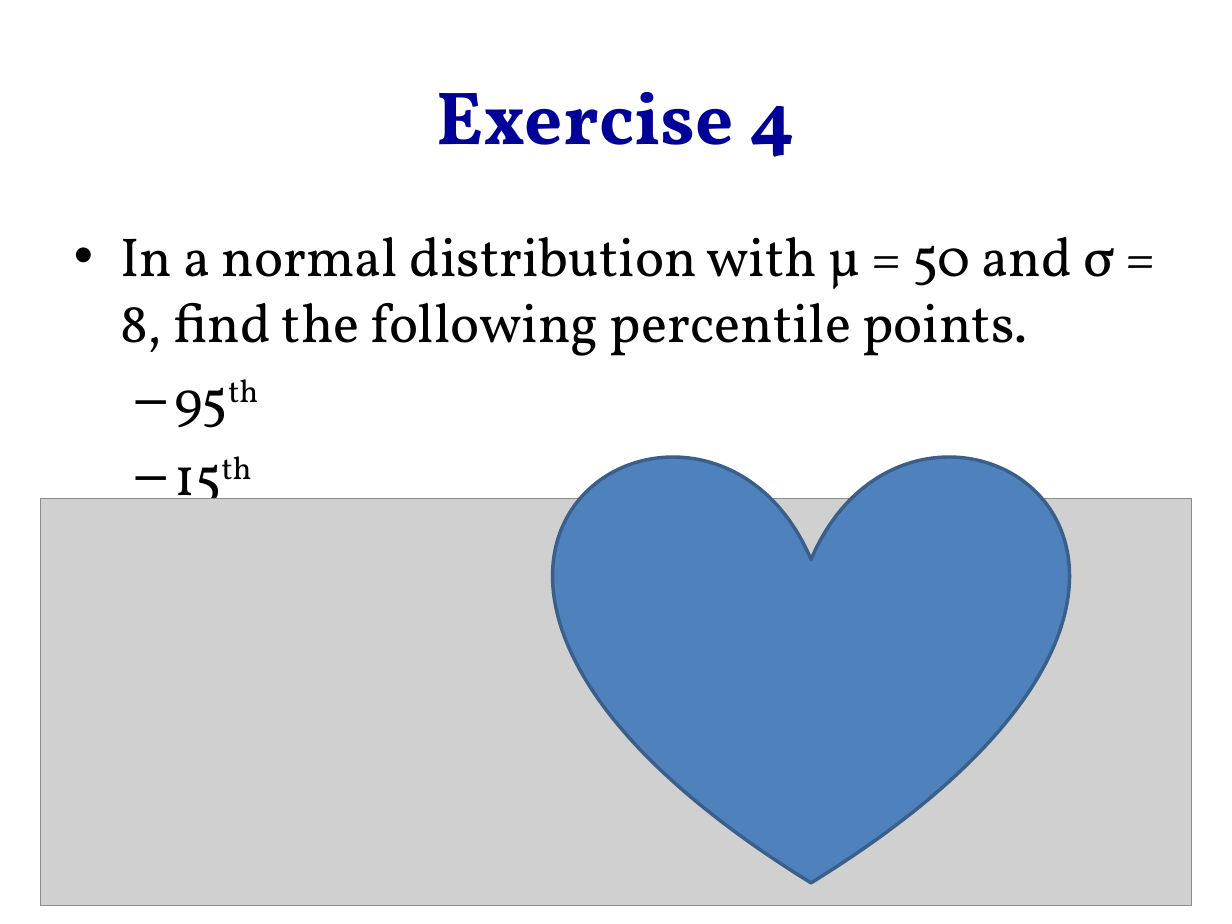
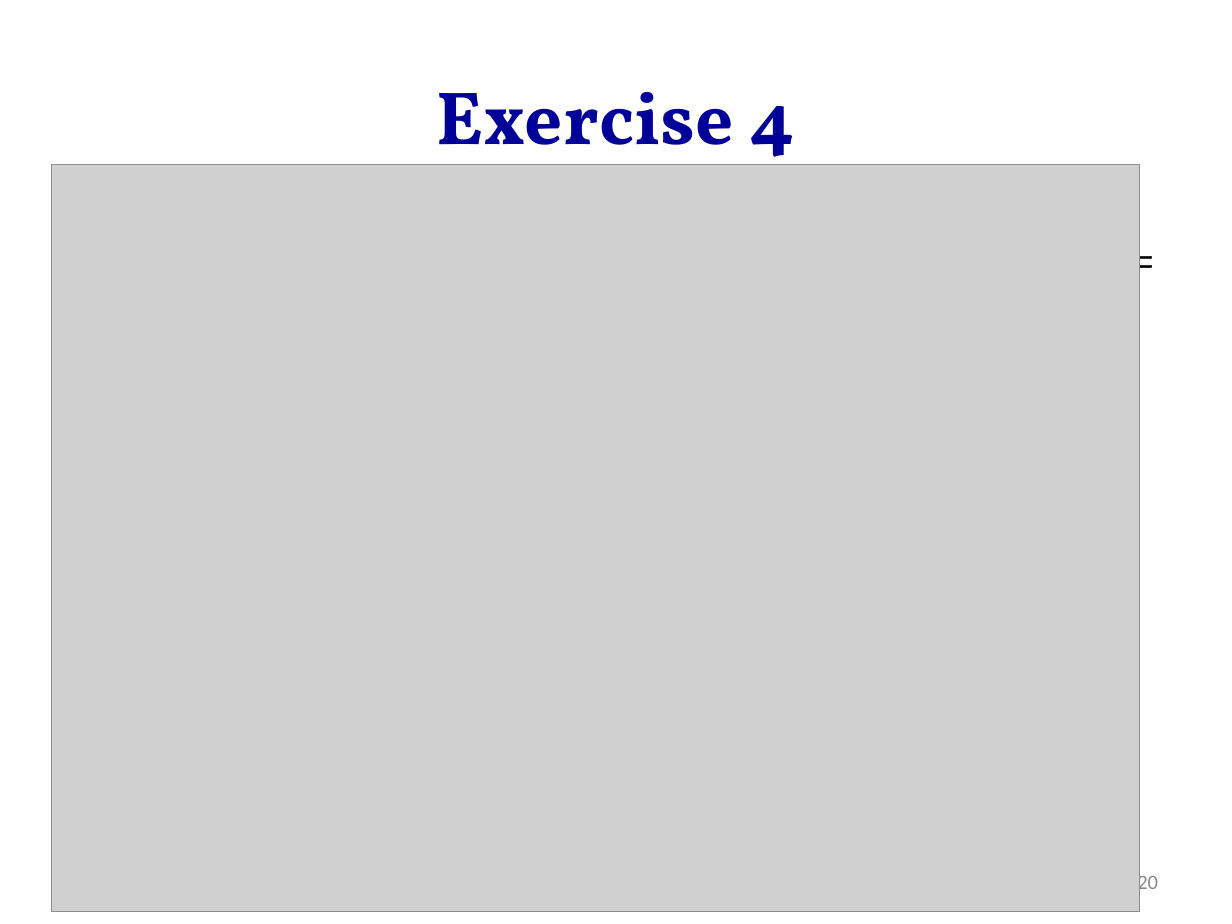
Before and after one commit to hejibo/Psychological-Statistics, a slide deck: slide 20 of Lecture 5- Exercise--Normal Curve, Linear Transformations, and Standard Scores/Lecture 5- Exercise--Normal Curve, Linear Transformations, and Standard Scores.pptx (slide 17 before the commit). Drawn at 1232x924 pixels with LibreOffice and Linux fonts; fonts in the diff are those of the drawing; grey boxes stand for pictures. Boxes give left, top, right and bottom in pixels: in the first picture for what was removed or moved away, otherwise in the second. Text is boxed around its words. In the diff, an @@ line names an element or a change of style, - is before the commit and + after.

```diff
--- a/Lecture 5- Exercise--Normal Curve, Linear Transformations, and Standard Scores/Lecture 5- Exercise--Normal Curve, Linear Transformations, and Standard Scores.pptx
+++ b/Lecture 5- Exercise--Normal Curve, Linear Transformations, and Standard Scores/Lecture 5- Exercise--Normal Curve, Linear Transformations, and Standard Scores.pptx
@@ picture: place and size @@
-picture at <box>41,499,1193,907</box>
+picture at <box>52,164,1140,910</box>
@@ text removed at <box>120,237,1115,356</box> @@
-• In a normal distribution with µ = 50 and σ = 8, find the following percentile points.
-  – 95th
-  – 15th
@@ heart removed at <box>554,452,1068,883</box> @@
@@ page number added at <box>1137,872,1158,895</box>, 12 pt, text #8C8C8C @@
+20
```
Also in this commit, not shown: 20 other slides changed, 4 slides added, 8 other files.
